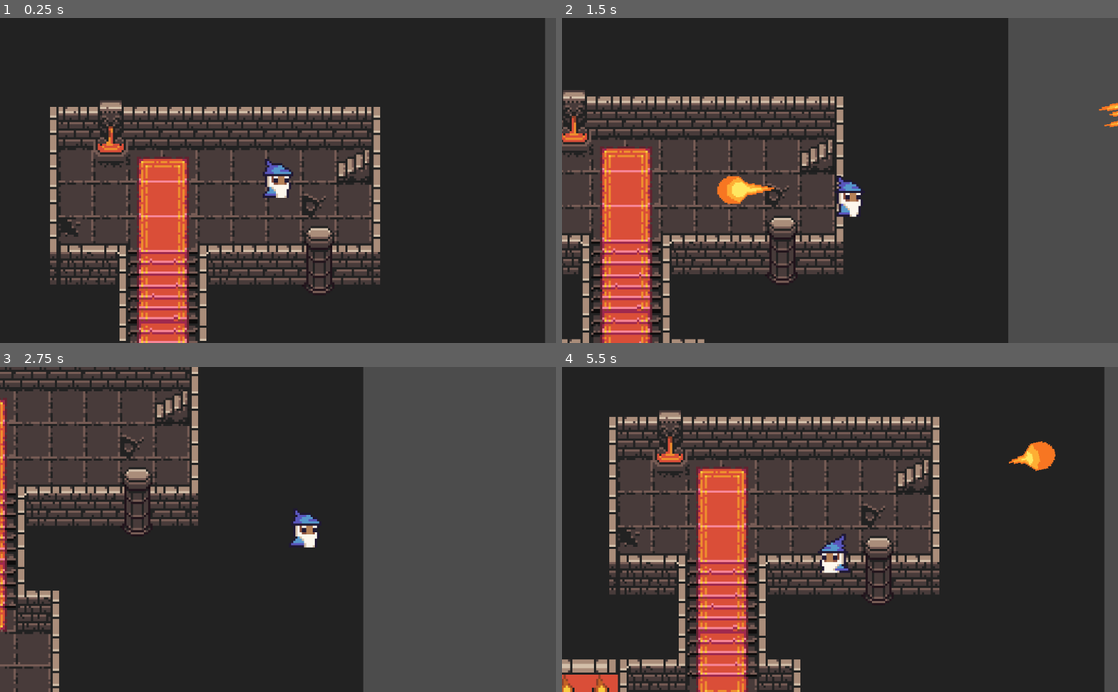
Above: before the commit, frames 1-4 (two rows, left to right).
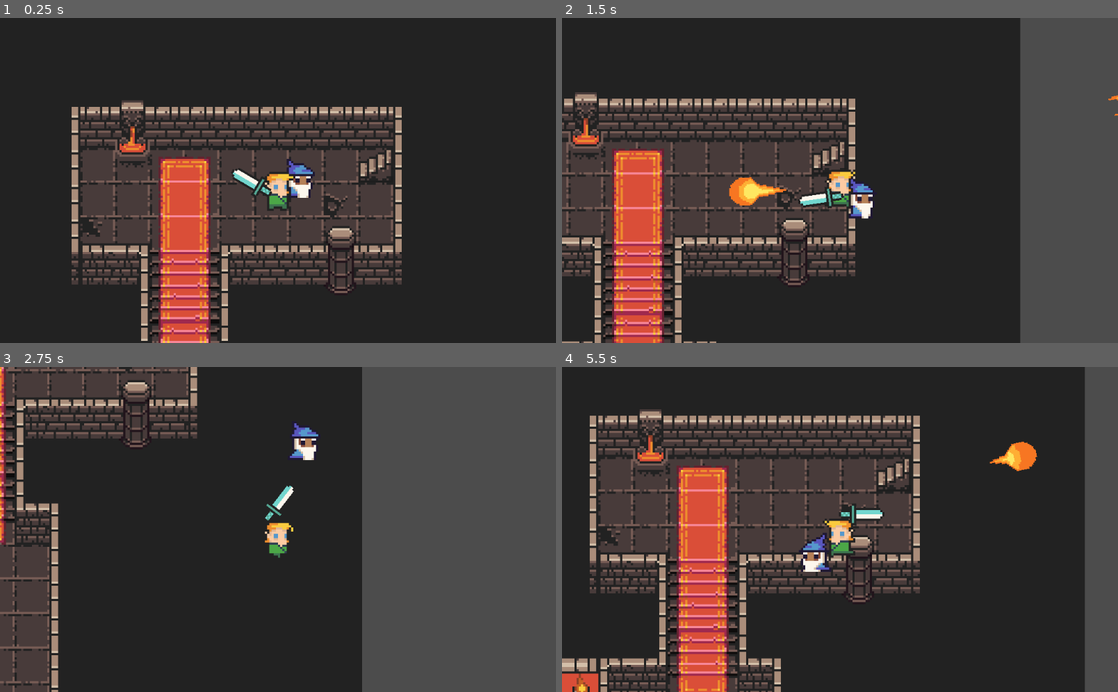
Above: after the commit, the same moments.

Repository: gotneb/cripta_dungeon
Game: Godot game, scene res://scenes/world/tutorial.tscn
Same seed, same stepped clock (60 frames per second), same inputs: the game is played once before the commit and once after it.
Inputs (mouse positions are in pixels of both pictures, inside the frame that each line leads up to):
- Up to frame 1 (0.25 s): no input
- Up to frame 2 (1.5 s): move the mouse to (962, 164) at 0.52 s; hold Right (right) 0.53-1.28 s; tap Z (z_attack) at 0.6, 1.35 s; move the mouse to (728, 196) at 1.27 s; hold Down (down) from 1.28 s (still down)
- Up to frame 3 (2.75 s): move the mouse to (333, 458) at 2.02 s; release Down (down) at 2.03 s; hold Right (right) from 2.03 s (still down); tap Z (z_attack) at 2.1 s
- Up to frame 4 (5.5 s): move the mouse to (812, 594) at 2.77 s; release Right (right) at 2.78 s; hold Up (up) 2.78-3.53 s; tap Z (z_attack) every 0.75 s from 2.85 to 5.1 s; move the mouse to (1006, 578) at 3.52 s; hold Left (left) 3.53-5.03 s; move the mouse to (673, 480) at 4.27 s; move the mouse to (867, 529) at 5.02 s; hold Down (down) from 5.03 s (still down)

The runs differ from the first frame. In frame 1, 22% of the frame differs, in the area x 9-100%, y 0-100%; in frame 2, 22%; in frame 3, 16%; in frame 4, 29%, in the area x 0-98%, y 0-100%.

Commit message:
Mecânica: Sword

Diff:
--- a/src/scenes/world/tutorial.tscn
+++ b/src/scenes/world/tutorial.tscn
@@ -7,6 +7,8 @@
 [ext_resource path="res://scenes/enemies/orc_shaman.tscn" type="PackedScene" id=5]
 [ext_resource path="res://assets/walls.png" type="Texture" id=6]
 [ext_resource path="res://scripts/world/tutorial.gd" type="Script" id=7]
+[ext_resource path="res://scenes/playable_characters/elf.tscn" type="PackedScene" id=8]
+[ext_resource path="res://assets/weapons/regular_sword.png" type="Texture" id=9]
 
 [sub_resource type="TileSet" id=1]
 0/name = "tileset2.png 0"
@@ -701,4 +703,22 @@
 [node name="OrcShaman" parent="." instance=ExtResource( 5 )]
 position = Vector2( 712, 346 )
 
+[node name="Elf" parent="." instance=ExtResource( 8 )]
+position = Vector2( 891, 143 )
+
+[node name="AnimatedSprite" parent="Elf" index="0"]
+frame = 0
+
+[node name="Sword" type="Node2D" parent="Elf"]
+
+[node name="Node2D" type="Node2D" parent="Elf/Sword"]
+
+[node name="Sprite" type="Sprite" parent="Elf/Sword/Node2D"]
+position = Vector2( 0, -12 )
+rotation = -4.71239
+texture = ExtResource( 9 )
+offset = Vector2( 5, -10 )
+
 [connection signal="health_changed" from="OrcShaman" to="." method="_on_Orc_Shaman_health_changed"]
+
+[editable path="Elf"]
--- a/src/scripts/playable_characters/elf.gd
+++ b/src/scripts/playable_characters/elf.gd
@@ -8,8 +8,11 @@
 const ACELERATE = 250
 const ATRITO = 400
 onready var animacaoplayer = $AnimatedSprite
+onready var sword: Node2D = get_node("Sword")
 
 func _physics_process(delta):
+	var mouse_direction: Vector2 = (get_global_mouse_position() - global_position).normalized() #posição do mouse
+	sword.rotation = mouse_direction.angle()
 	var result = Vector2.ZERO
 	result.x = Input.get_action_strength("right") - Input.get_action_strength("left")
 	result.y = Input.get_action_strength("down") - Input.get_action_strength("up")
Not shown: 1 places in src/scenes/world/tutorial.tscn that only renumber resources
